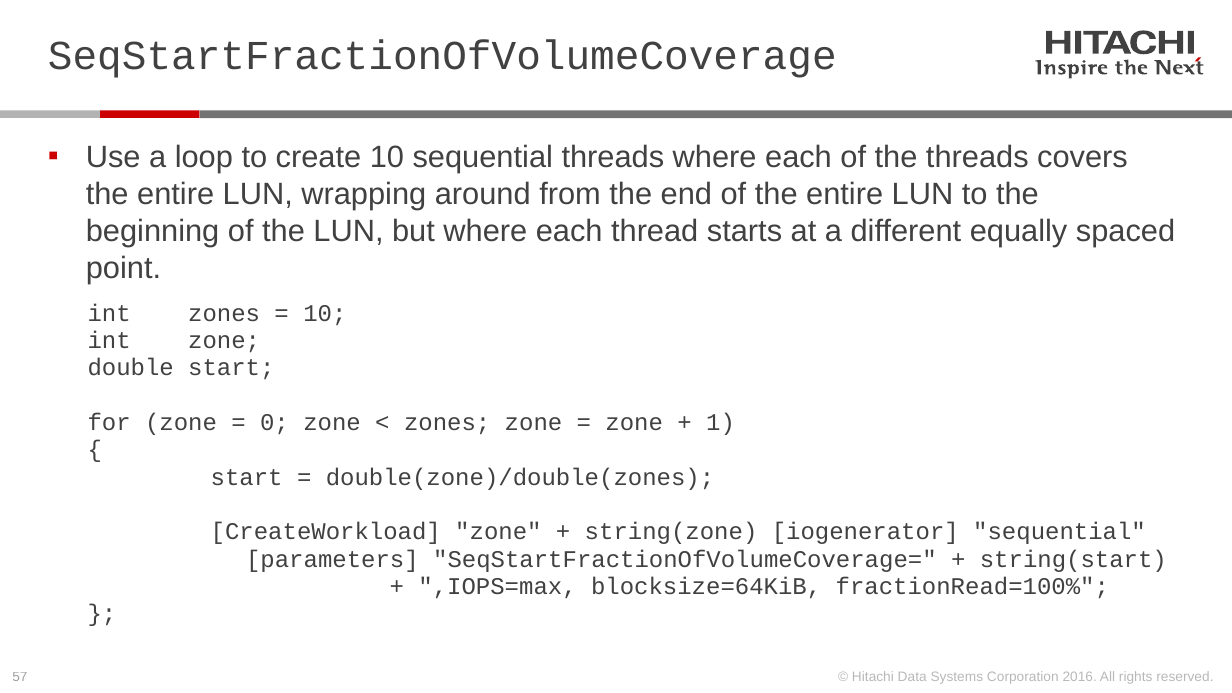
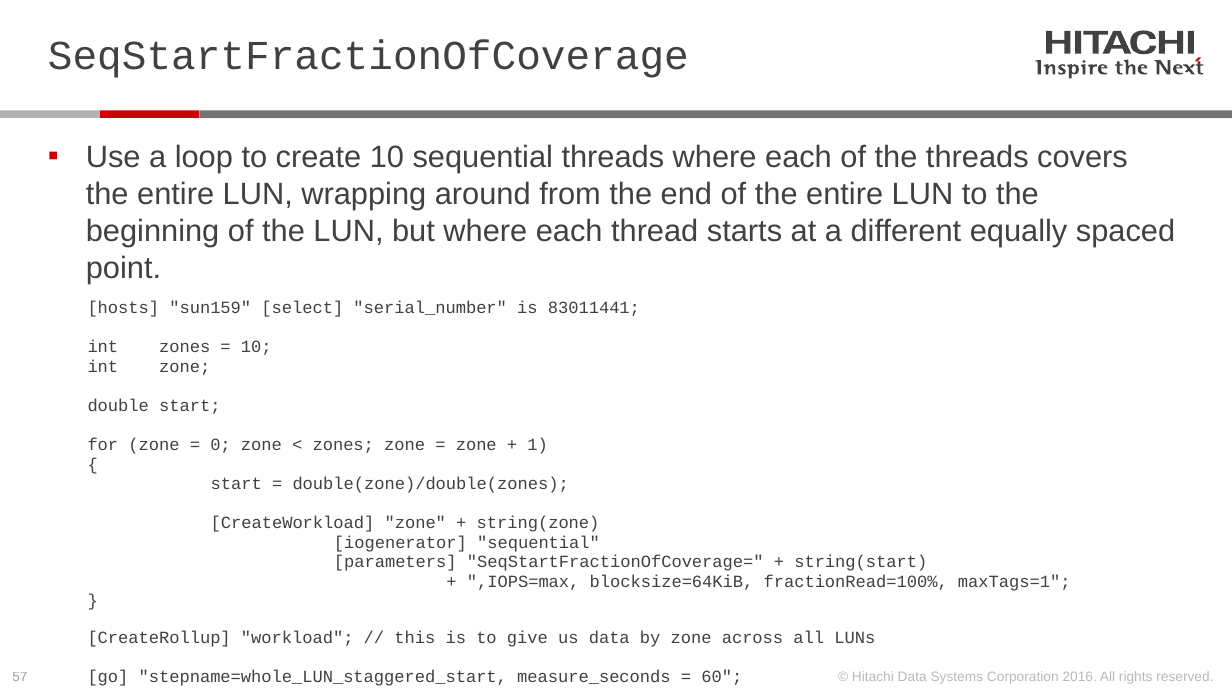
Before and after one commit to Hitachi-Data-Systems/ivy, a slide deck: slide 57 of doc/Programming ivy reference.pptx. Drawn at 1232x693 pixels with LibreOffice and Linux fonts; fonts in the diff are those of the drawing. Boxes give left, top, right and bottom in pixels: in the first picture for what was removed or moved away, otherwise in the second. Text is boxed around its words. In the diff, an @@ line names an element or a change of style, - is before the commit and + after.

Commit message:
update Programming ivy Reference with sequential examples

```diff
--- a/doc/Programming ivy reference.pptx
+++ b/doc/Programming ivy reference.pptx
@@ title at <box>48,39,689,78</box>: text changed @@
-SeqStartFractionOfVolumeCoverage
+SeqStartFractionOfCoverage
@@ text at <box>88,300,1071,647</box>: text changed; size 14 to 10 pt @@
-  int zones = 10;
-  int zone;
-  double start;
-  for (zone = 0; zone < zones; zone = zone + 1)
-  {
-  start = double(zone)/double(zones);
-  [CreateWorkload] "zone" + string(zone) [iogenerator] "sequential"
-  [parameters] "SeqStartFractionOfVolumeCoverage=" + string(start)
-  + ",IOPS=max, blocksize=64KiB, fractionRead=100%";
-  };
+  [hosts] "sun159" [select] "serial_number" is 83011441;
+  int zones = 10;
+  int zone;
+  double start;
+  for (zone = 0; zone < zones; zone = zone + 1)
+  {
+  start = double(zone)/double(zones);
+  [CreateWorkload] "zone" + string(zone)
+  [iogenerator] "sequential"
+  [parameters] "SeqStartFractionOfCoverage=" + string(start)
+  + ",IOPS=max, blocksize=64KiB, fractionRead=100%, maxTags=1";
+  }
+  [CreateRollup] "workload"; // this is to give us data by zone across all LUNs
+  [go] "stepname=whole_LUN_staggered_start, measure_seconds = 60";
```
Also in this commit, not shown: 10 other slides changed, 1 other file.
